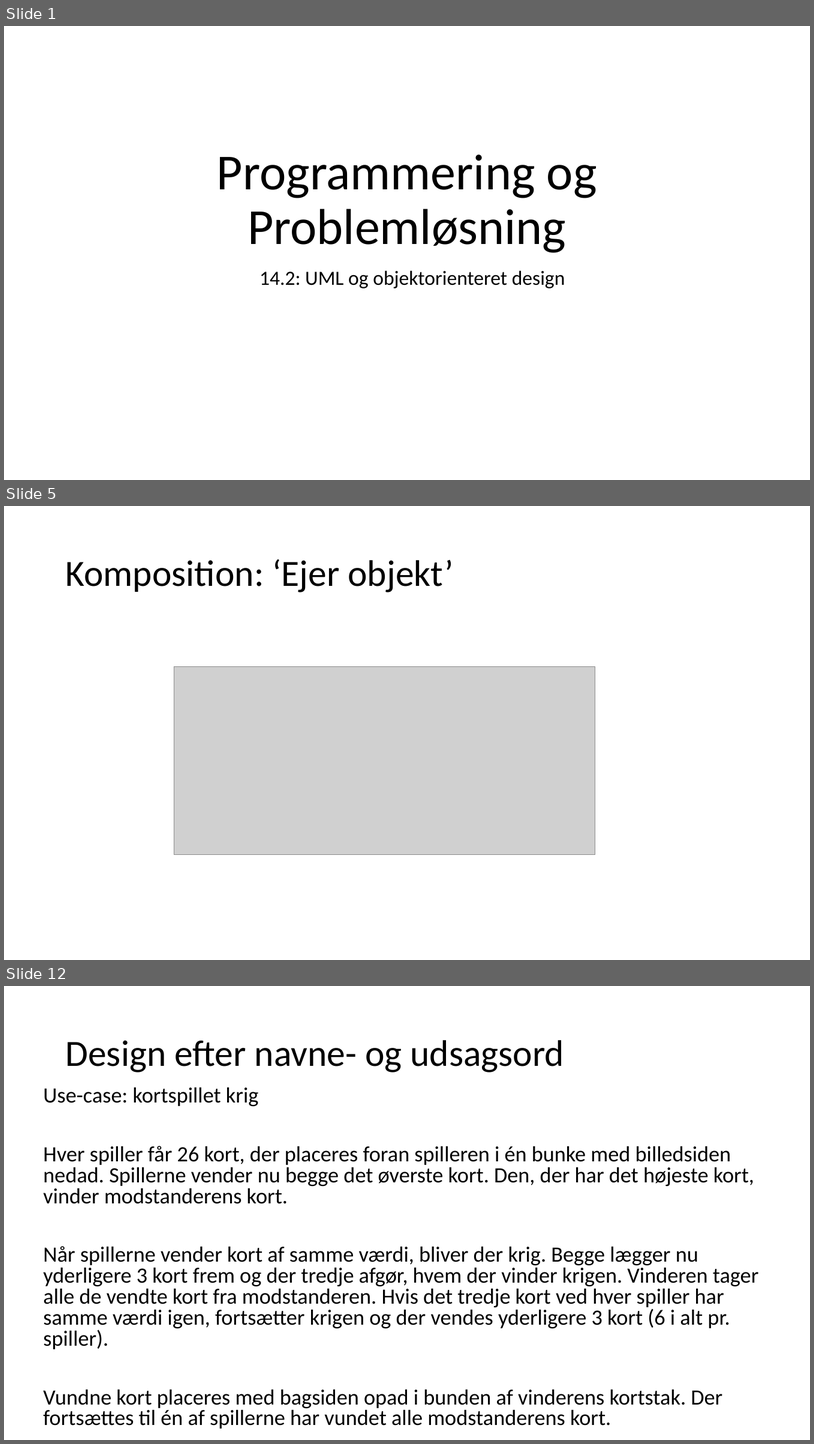
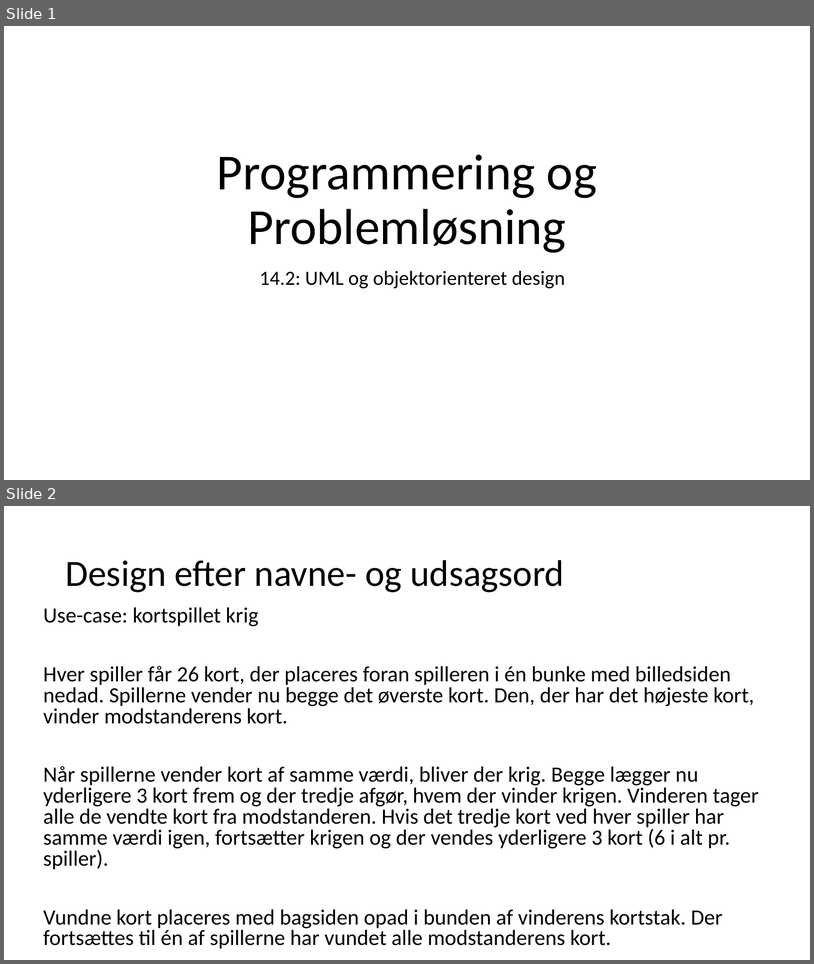
Before and after one commit to fisterloegsovs/pop22, a slide deck: lectures/14.3/lecture.pptx. Shown one above the other, each under a label of ours: slides 1, 5 and 12 before the commit, slides 1 and 2 after it; the slides between them are not shown. The pictures are 814x1444 and 814x964 pixels, drawn with LibreOffice and Linux fonts; fonts in the diff are those of the drawing; grey boxes stand for pictures. Boxes give left, top, right and bottom in pixels: in the first picture for what was removed or moved away, otherwise in the second. Text is boxed around its words. In the diff, an @@ line names an element or a change of style, - is before the commit and + after.

```diff
--- a/lectures/14.3/lecture.pptx
+++ b/lectures/14.3/lecture.pptx
@@ slide 5 removed at (4, 506, 810, 960), background #FFFFFF @@
@@ title removed at (65, 559, 454, 592) @@
-Komposition: ‘Ejer objekt’
@@ picture removed at (174, 667, 596, 855) @@
@@ what was slide 12 is now slide 2 @@
```
Also in this commit, not shown: 3 slides changed, 3 slides added, 9 other slides removed, 2 other files.
